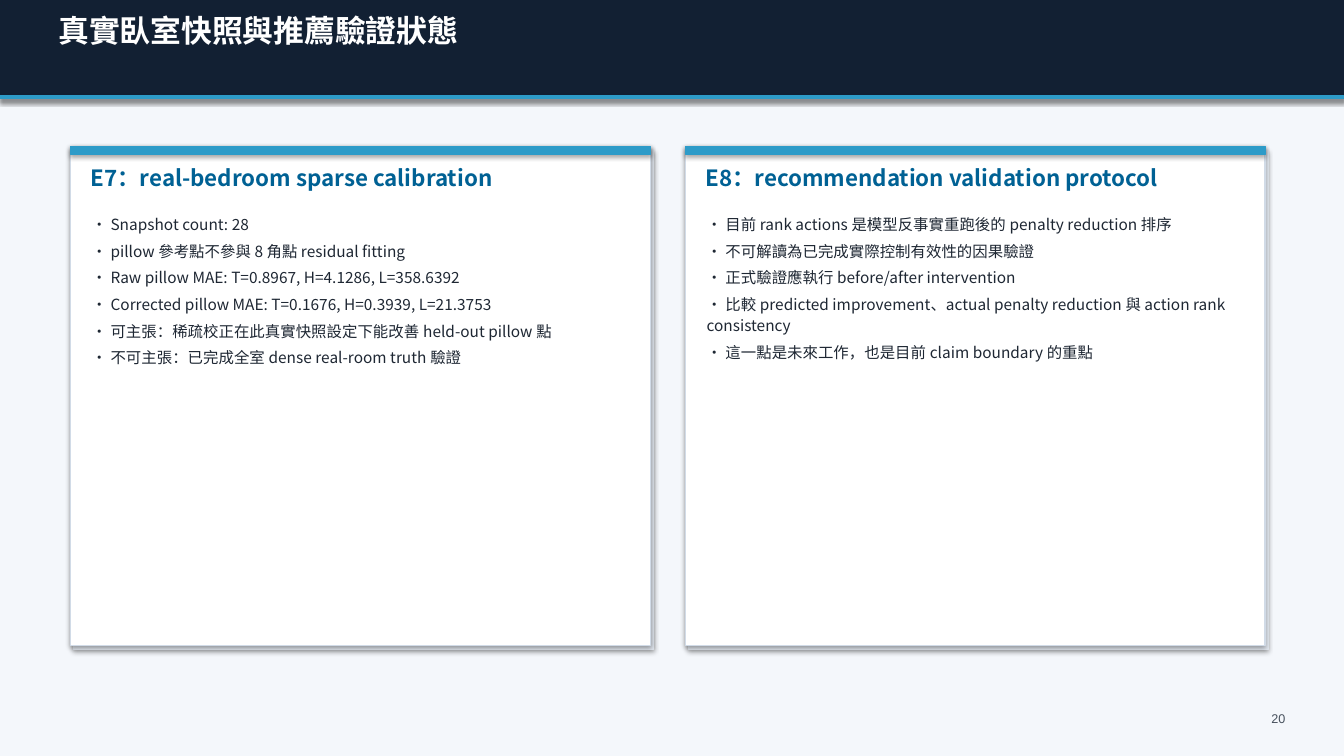
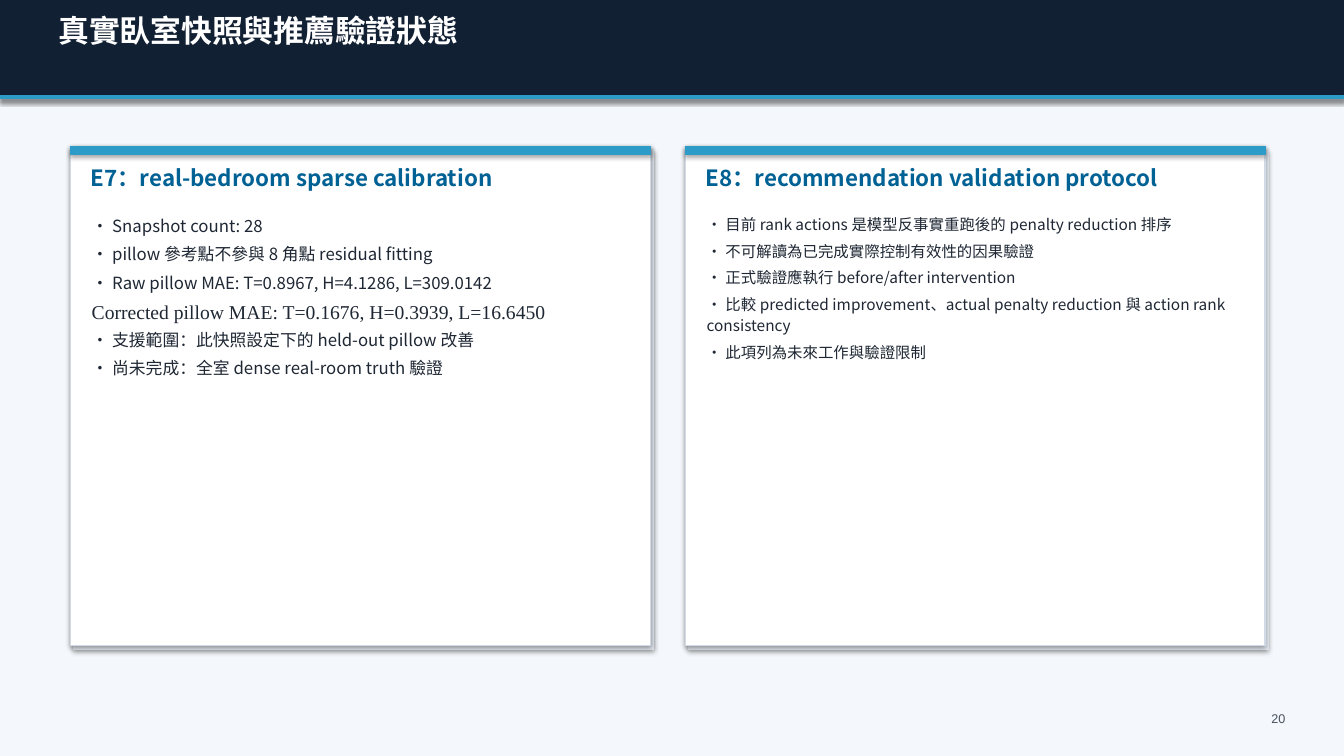
Before and after one commit to Yunitrish006006/A-Spatial-Digital-Twin-Prototype-for-Indoor-Spaces-with-Environmental-Factors, a slide deck: slide 20 of docs/papers/thesis/thesis_presentation_zh_30min.pptx. Drawn at 1344x756 pixels with LibreOffice and Linux fonts; fonts in the diff are those of the drawing. Boxes give left, top, right and bottom in pixels: in the first picture for what was removed or moved away, otherwise in the second. Text is boxed around its words. In the diff, an @@ line names an element or a change of style, - is before the commit and + after.

```diff
--- a/docs/papers/thesis/thesis_presentation_zh_30min.pptx
+++ b/docs/papers/thesis/thesis_presentation_zh_30min.pptx
@@ text at [112,218,433,264]: size 11 to 12 pt in "• Snapshot count: 28", "• pillow 參考點不參與 8 角點 residual fitting" @@
@@ text at [92,275,545,376]: text changed; size 11 to 12 pt @@
-• Raw pillow MAE: T=0.8967, H=4.1286, L=358.6392
-• Corrected pillow MAE: T=0.1676, H=0.3939, L=21.3753
-• 可主張：稀疏校正在此真實快照設定下能改善 held-out pillow 點
-• 不可主張：已完成全室 dense real-room truth 驗證
+• Raw pillow MAE: T=0.8967, H=4.1286, L=309.0142
+Corrected pillow MAE: T=0.1676, H=0.3939, L=16.6450
+• 支援範圍：此快照設定下的 held-out pillow 改善
+• 尚未完成：全室 dense real-room truth 驗證
@@ text at [725,345,926,360]: text changed @@
-• 這一點是未來工作，也是目前 claim boundary 的重點
+• 此項列為未來工作與驗證限制
```
Also in this commit, not shown: 32 other slides changed, 20 other files.
